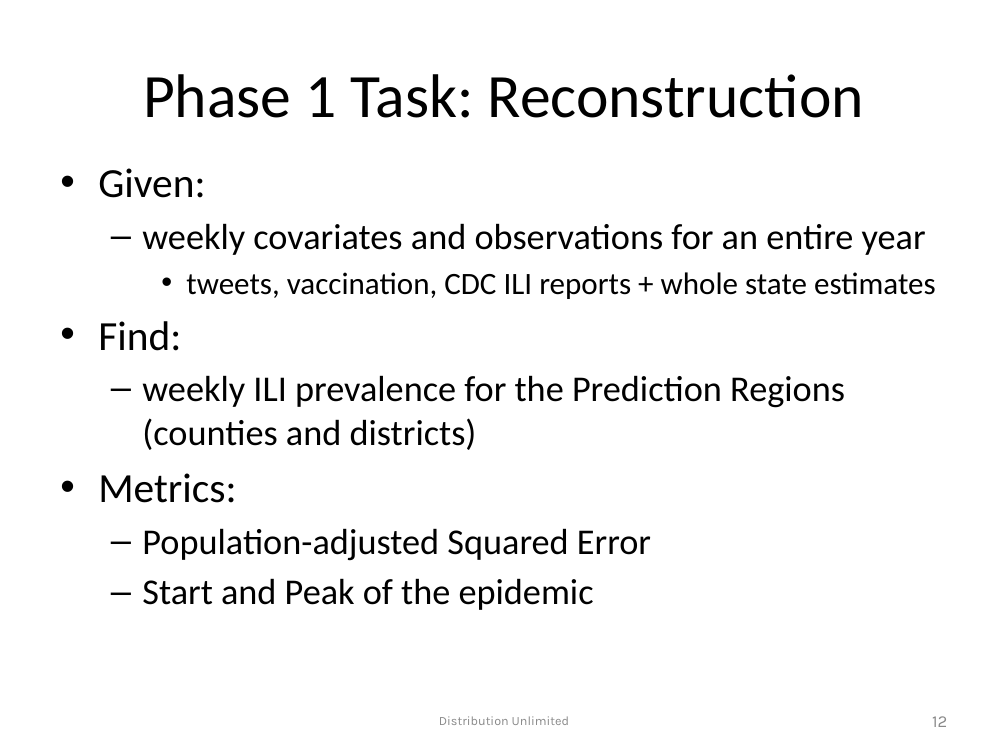
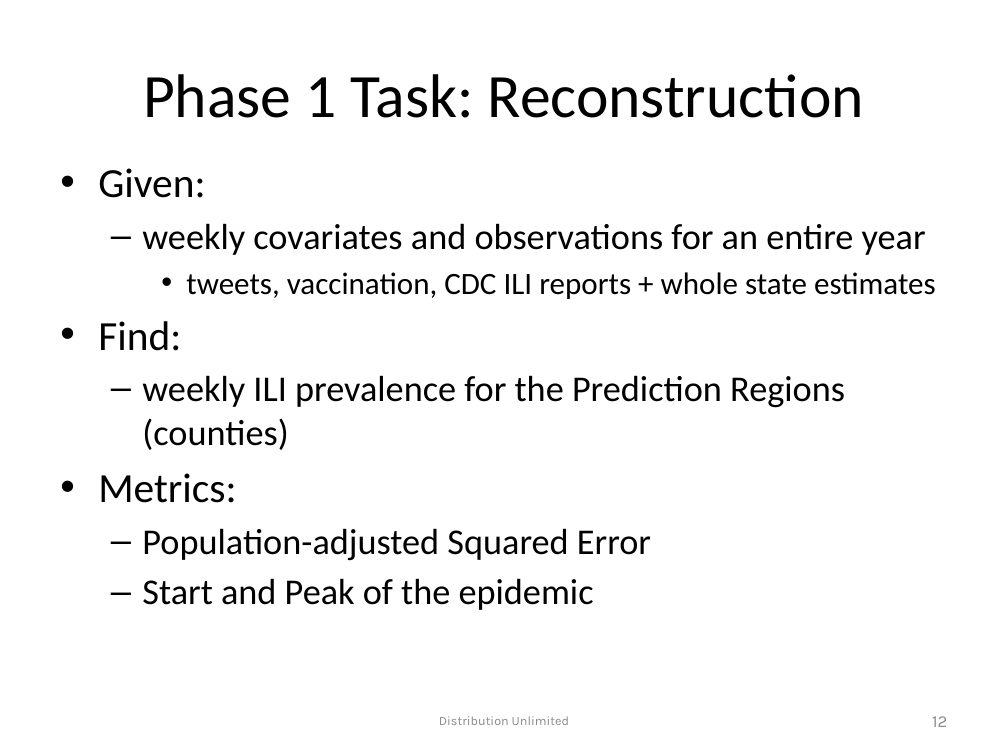
Before and after one commit to max-orhai/ppaml-cp7, a slide deck: slide 12 of problem_statement/Challenge Problem 7-v1.pptx. Drawn at 1008x756 pixels with LibreOffice and Linux fonts; fonts in the diff are those of the drawing; background and template pictures are left out. Boxes give left, top, right and bottom in pixels: in the first picture for what was removed or moved away, otherwise in the second. Text is boxed around its words. In the diff, an @@ line names an element or a change of style, - is before the commit and + after.

```diff
--- a/problem_statement/Challenge Problem 7-v1.pptx
+++ b/problem_statement/Challenge Problem 7-v1.pptx
@@ text at (x1=142, y1=375, x2=845, y2=450): text changed @@
-  – weekly ILI prevalence for the Prediction Regions (counties and districts)
+  – weekly ILI prevalence for the Prediction Regions (counties)
```
Also in this commit, not shown: 3 other slides changed.
